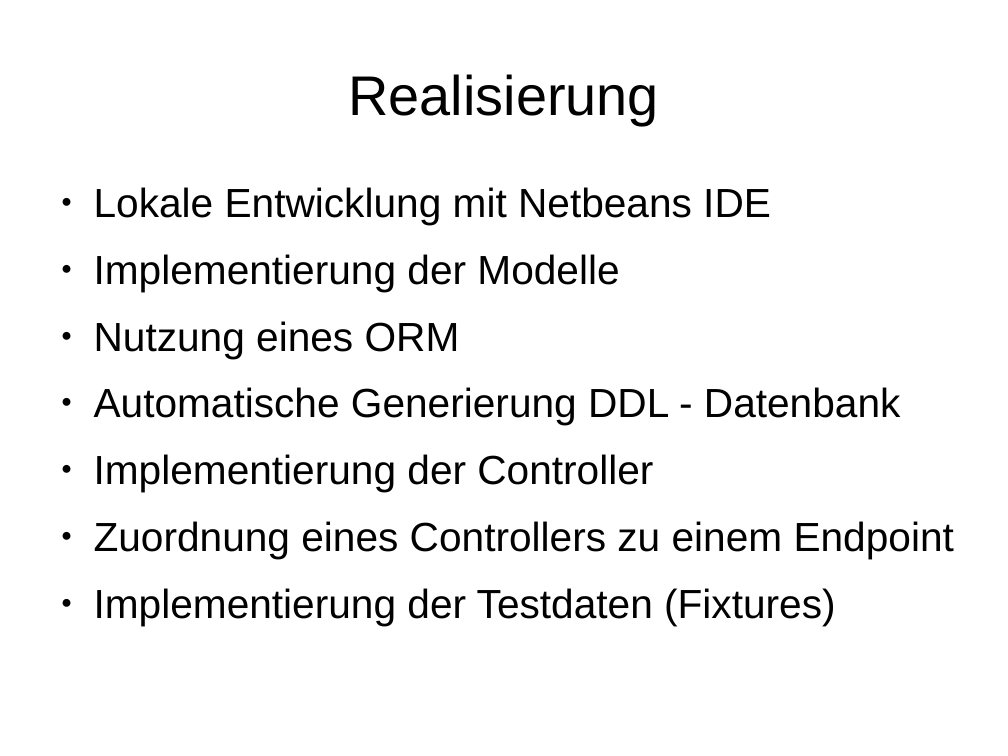
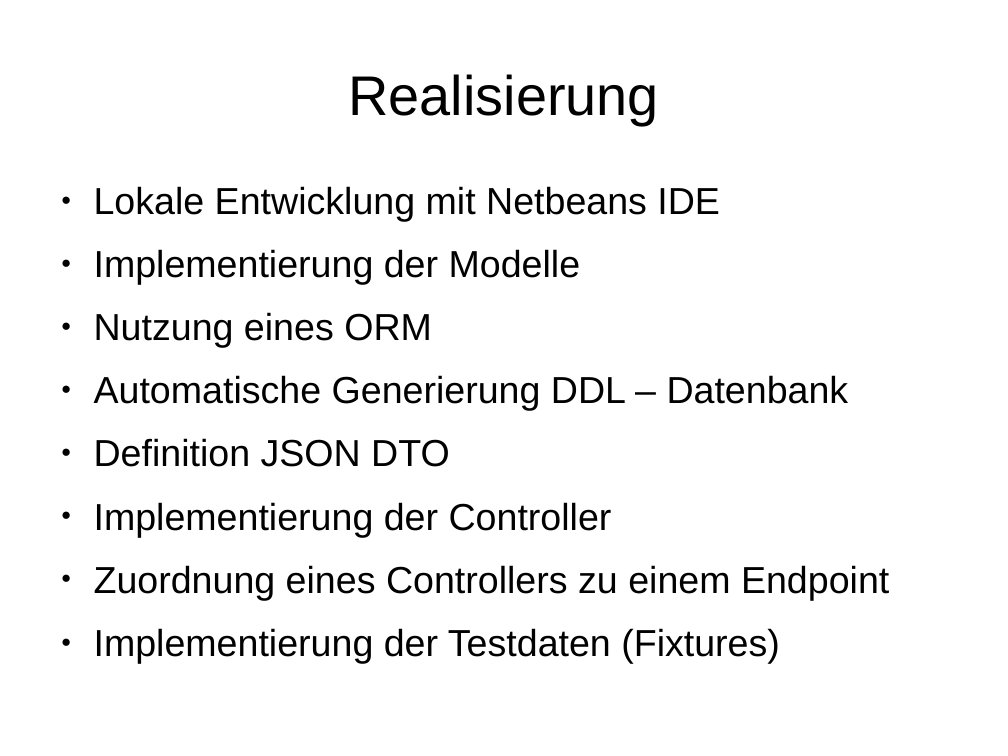
Before and after one commit to janhelmle/weiterbildung_fachinformatiker_ihk_projektantrag, a slide deck: slide 11 of praesentation/presentation_v1.odp. Drawn at 1008x756 pixels with LibreOffice and Linux fonts; fonts in the diff are those of the drawing. Boxes give left, top, right and bottom in pixels: in the first picture for what was removed or moved away, otherwise in the second. Text is boxed around its words. In the diff, an @@ line names an element or a change of style, - is before the commit and + after.

Commit message:
Progress

```diff
--- a/praesentation/presentation_v1.odp
+++ b/praesentation/presentation_v1.odp
@@ text at [94,186,889,663]: size 32 to 29.6 pt in "Lokale Entwicklung mit Netbeans IDE", "Implementierung der Modelle", "Nutzung eines ORM", "Implementierung der Controller" and 2 more places @@
@@ text at [94,375,849,467]: text changed; size 32 to 29.6 pt @@
-● Automatische Generierung DDL - Datenbank
+● Automatische Generierung DDL – Datenbank
+● Definition JSON DTO
```
Also in this commit, not shown: 3 other slides changed.
